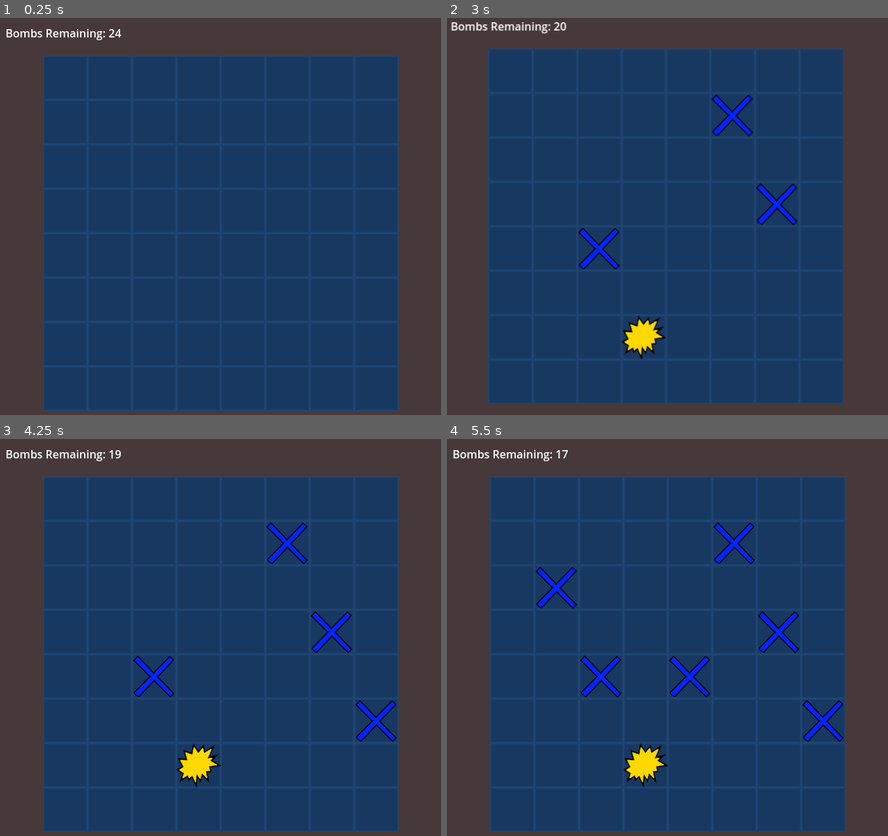
Above: before the commit, frames 1-4 (two rows, left to right).
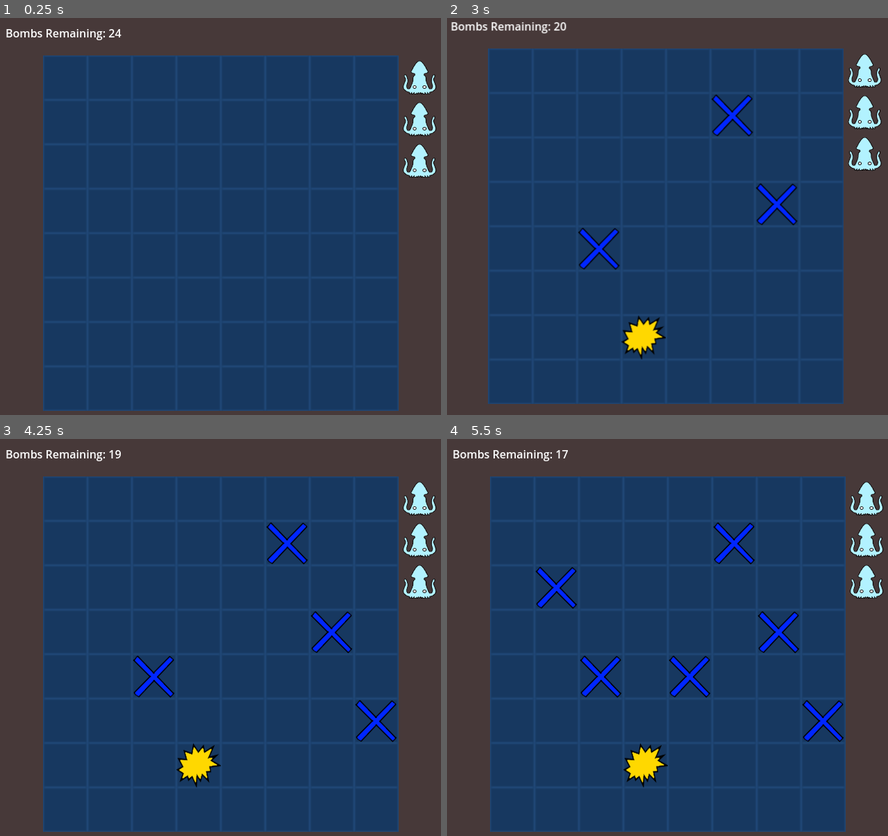
Above: after the commit, the same moments.

Repository: JustinDMS/godot-sploosh-kaboom
Game: Godot game, scene res://Scenes/main.tscn
Two runs of this game, one before a commit and one after it. Both use one fixed random seed, a clock stepped at 60 frames per second and the inputs below.
Inputs (mouse positions are in pixels of both pictures, inside the frame that each line leads up to):
- Up to frame 1 (0.25 s): no input
- Up to frame 2 (3 s): tap Enter at 0.5, 2 s; move the mouse to (764, 212) at 0.52 s; click (764, 212) at 0.6 s; tap Space at 1.25, 2.75 s; move the mouse to (579, 256) at 1.27 s; click (579, 256) at 1.35 s; move the mouse to (711, 137) at 2.02 s; click (711, 137) at 2.1 s; move the mouse to (645, 323) at 2.77 s; click (645, 323) at 2.85 s
- Up to frame 3 (4.25 s): tap Enter at 3.5 s; move the mouse to (352, 720) at 3.52 s; click (352, 720) at 3.6 s
- Up to frame 4 (5.5 s): tap Space at 4.25 s; move the mouse to (535, 585) at 4.27 s; click (535, 585) at 4.35 s; move the mouse to (689, 653) at 5.02 s; click (689, 653) at 5.1 s

The runs differ from the first frame. In frame 1, 1.1% of the frame differs, in the area x 91-99%, y 10-41%; in frame 2, 1.1%, in the area x 91-99%, y 9-39%; in frame 3, 1.1%; in frame 4, 1.1%.

Commit message:
Added more assets
- Added sploosh/kaboom sfx
- Added ship tracker

Diff:
--- a/Scenes/main.tscn
+++ b/Scenes/main.tscn
@@ -1,10 +1,13 @@
-[gd_scene load_steps=20 format=3 uid="uid://ct3j6qyj8l0jx"]
+[gd_scene load_steps=23 format=3 uid="uid://ct3j6qyj8l0jx"]
 
 [ext_resource type="Script" path="res://Scripts/grid.gd" id="1_b362q"]
 [ext_resource type="Script" path="res://Scripts/main.gd" id="1_ka0ip"]
 [ext_resource type="Texture2D" uid="uid://bm0c22exil204" path="res://Assets/hit.png" id="2_231uf"]
 [ext_resource type="Texture2D" uid="uid://dqchnvfm1g3hk" path="res://Assets/miss.png" id="3_fiso6"]
 [ext_resource type="Script" path="res://Scripts/camera.gd" id="5_qhwh6"]
+[ext_resource type="AudioStream" uid="uid://btunskboq67k2" path="res://Assets/sploosh.wav" id="6_d7b7u"]
+[ext_resource type="Script" path="res://Scripts/audio.gd" id="7_7g5y4"]
+[ext_resource type="Texture2D" uid="uid://dafevpwf775y4" path="res://Assets/squid.png" id="8_ronw8"]
 
 [sub_resource type="Gradient" id="Gradient_xpfdn"]
 offsets = PackedFloat32Array(0, 0.05, 0.95, 1)
@@ -179,5 +182,39 @@
 layout_mode = 2
 text = "Quit"
 
+[node name="AudioStreamPlayer" type="AudioStreamPlayer" parent="."]
+stream = ExtResource("6_d7b7u")
+script = ExtResource("7_7g5y4")
+
+[node name="Ship2" type="Sprite2D" parent="."]
+position = Vector2(606, 96)
+scale = Vector2(0.4, 0.4)
+texture = ExtResource("8_ronw8")
+
+[node name="ShipDead" type="Sprite2D" parent="Ship2"]
+visible = false
+scale = Vector2(1.75, 1.75)
+texture = ExtResource("2_231uf")
+
+[node name="Ship3" type="Sprite2D" parent="."]
+position = Vector2(606, 156)
+scale = Vector2(0.4, 0.4)
+texture = ExtResource("8_ronw8")
+
+[node name="ShipDead" type="Sprite2D" parent="Ship3"]
+visible = false
+scale = Vector2(1.75, 1.75)
+texture = ExtResource("2_231uf")
+
+[node name="Ship4" type="Sprite2D" parent="."]
+position = Vector2(606, 216)
+scale = Vector2(0.4, 0.4)
+texture = ExtResource("8_ronw8")
+
+[node name="ShipDead" type="Sprite2D" parent="Ship4"]
+visible = false
+scale = Vector2(1.75, 1.75)
+texture = ExtResource("2_231uf")
+
 [connection signal="fired" from="Grid" to="." method="_on_grid_fired"]
 [connection signal="timeout" from="Camera2D/ShakeTimer" to="Camera2D" method="_on_shake_timer_timeout"]
--- /dev/null
+++ b/Scripts/audio.gd
@@ -0,0 +1,14 @@
+extends AudioStreamPlayer
+
+@onready var sploosh : AudioStreamWAV = load("res://Assets/sploosh.wav")
+@onready var kaboom : AudioStreamWAV = load("res://Assets/kaboom.wav")
+
+
+func playHit():
+	stream = kaboom
+	play()
+
+
+func playMiss():
+	stream = sploosh
+	play()
--- a/Scripts/main.gd
+++ b/Scripts/main.gd
@@ -14,6 +14,8 @@
 @onready var grid = $Grid
 @onready var bombs_label = $HUD/Bombs
 @onready var camera = $Camera2D
+@onready var audio = $AudioStreamPlayer
+@onready var dead_ship = load("res://Assets/squid_dead.png")
 
 
 func _ready():
@@ -95,14 +97,30 @@
 			if not ship_coords[ship]:
 				print("Ship size ", ship, " sunk!")
 				ship_coords.erase(ship)
+				setShipDead(ship)
 
 			# Camera shake
 			camera.shake()
+			audio.playHit()
 			return
 
 	# If no ship coordinate is found, it's a miss
 	grid.setTileMiss(pos)
+	audio.playMiss()
 
 
 func updateBombLabel() -> void:
 	bombs_label.set_text("Bombs Remaining: " + str(bombs_remaining))
+
+
+func setShipDead(ship_size : int) -> void:
+	match ship_size:
+		2:
+			$Ship2.texture = dead_ship
+			$Ship2/ShipDead.visible = true
+		3:
+			$Ship3.texture = dead_ship
+			$Ship3/ShipDead.visible = true
+		4:
+			$Ship4.texture = dead_ship
+			$Ship4/ShipDead.visible = true
Binary file added: Assets/squid.png
Binary file added: Assets/squid_dead.png
Not shown, added: Assets/kaboom.wav
Not shown, added: Assets/sploosh.wav
